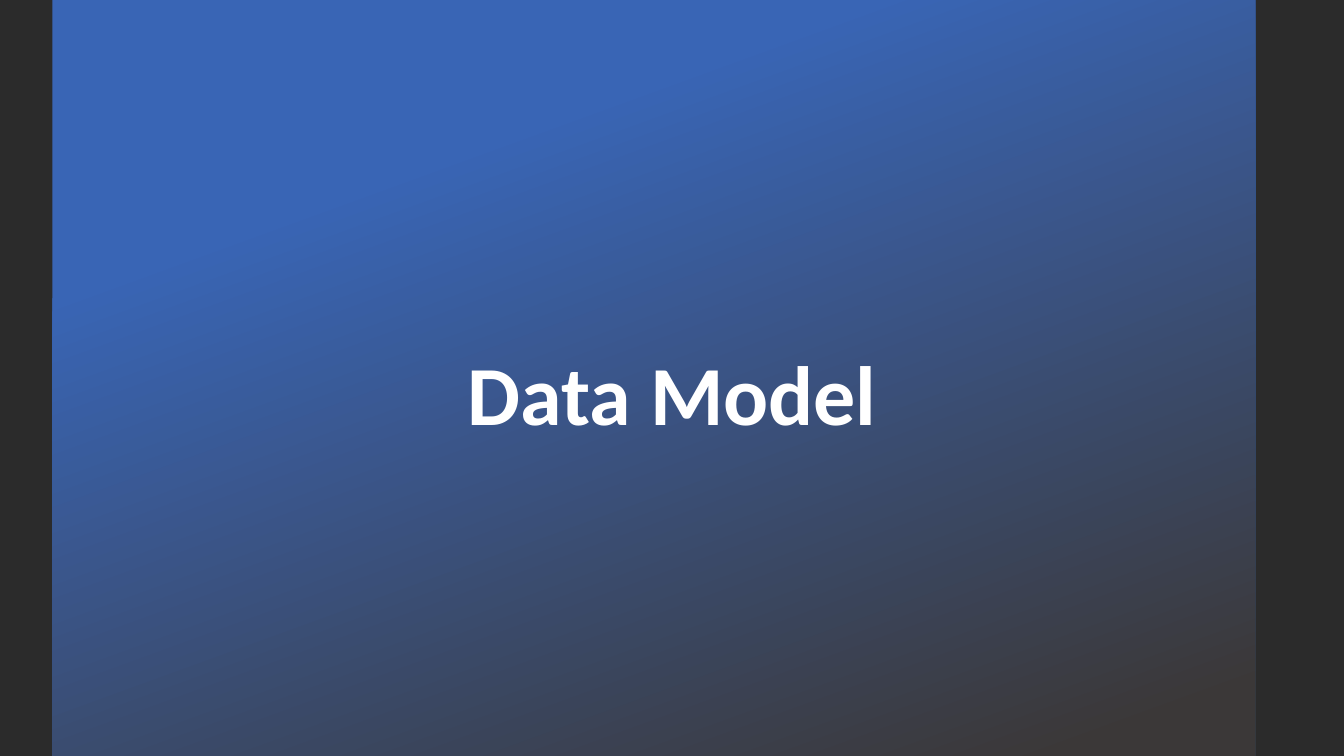
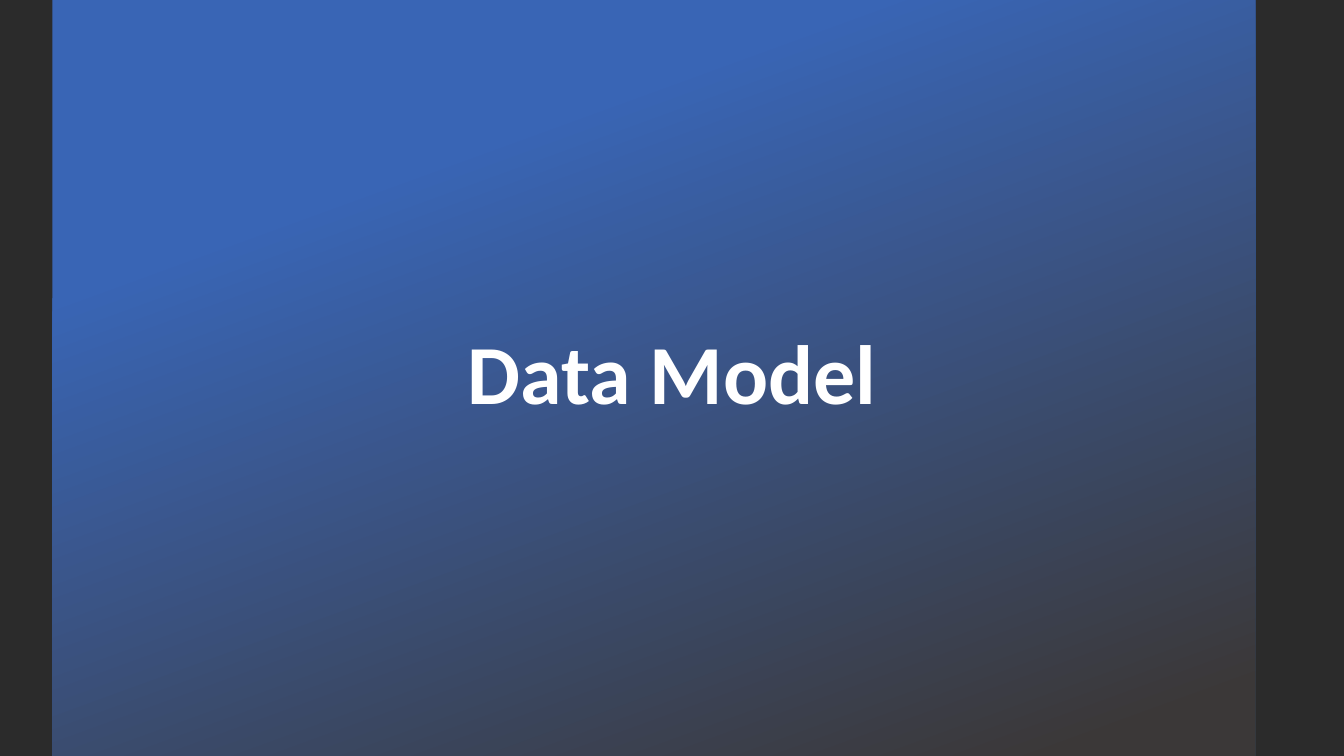
Before and after one commit to EmanuelBenHamo/Fiver-Final-Sprint, a slide deck: slide 14 of Product Definition Document Sample - Vybing - v1.5.pptx (slide 15 before the commit). Drawn at 1344x756 pixels with LibreOffice and Linux fonts; fonts in the diff are those of the drawing; background and template pictures are left out; a plain dark background stands for a picture behind light text. Boxes give left, top, right and bottom in pixels: in the first picture for what was removed or moved away, otherwise in the second. Text is boxed around its words. In the diff, an @@ line names an element or a change of style, - is before the commit and + after.

Commit message:
updated data structure.

```diff
--- a/Product Definition Document Sample - Vybing - v1.5.pptx
+++ b/Product Definition Document Sample - Vybing - v1.5.pptx
@@ text "Data Model": place and size @@
-text "Data Model" at box(468, 366, 876, 426)
+text "Data Model" at box(468, 345, 876, 405)
@@ text "Data Model" at box(468, 345, 876, 405): line spacing 0.9 to 0.8 @@
```
Also in this commit, not shown: 5 other slides changed, 9 slides added, 2 slides removed.
